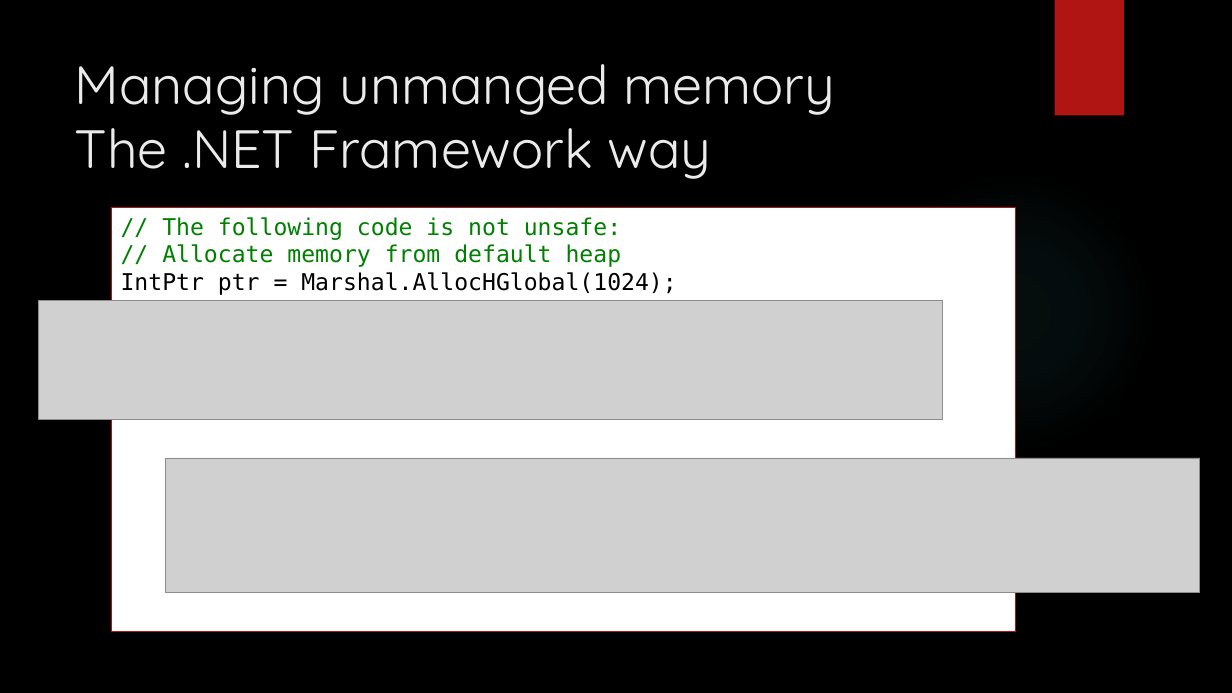
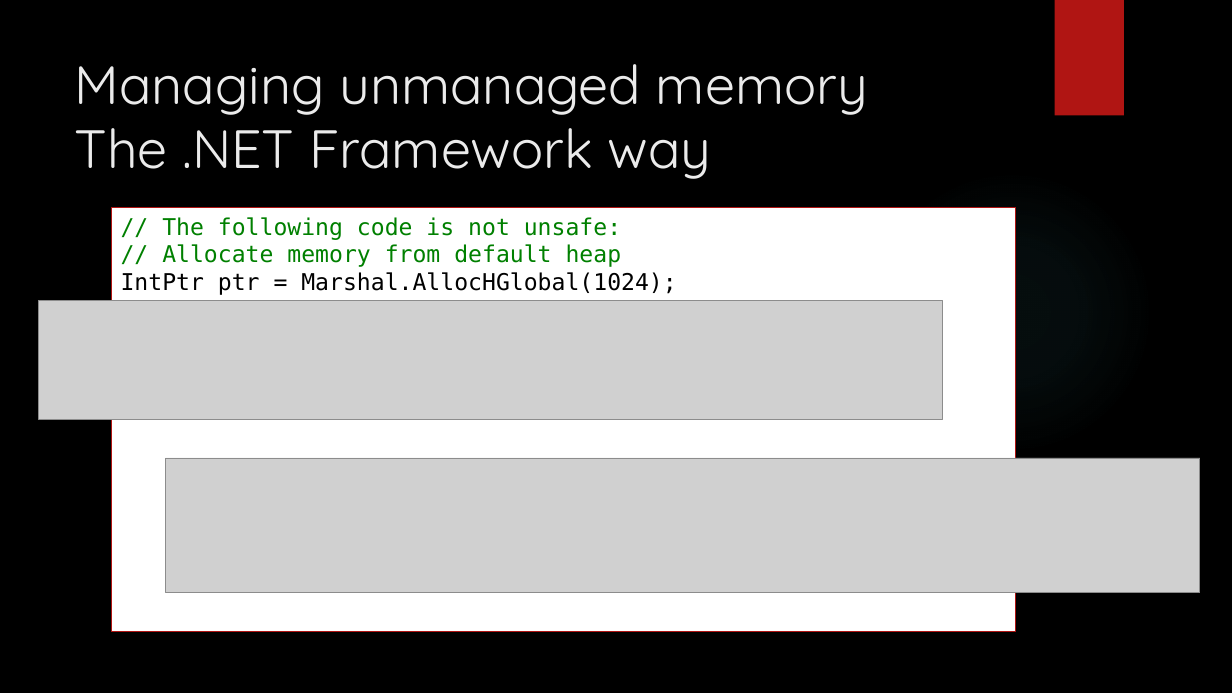
Before and after one commit to dennisdietrich/UnsafeCSharp, a slide deck: slide 14 of doc/Introduction to unsafe C#.pptx. Drawn at 1232x693 pixels with LibreOffice and Linux fonts; fonts in the diff are those of the drawing; grey boxes stand for pictures; background and template pictures are left out. Boxes give left, top, right and bottom in pixels: in the first picture for what was removed or moved away, otherwise in the second. Text is boxed around its words. In the diff, an @@ line names an element or a change of style, - is before the commit and + after.

Commit message:
Added P/Invoke slides

```diff
--- a/doc/Introduction to unsafe C#.pptx
+++ b/doc/Introduction to unsafe C#.pptx
@@ title at box(75, 64, 868, 179): text changed @@
-Managing unmanged memory
-The .NET Framework way
+Managing unmanaged memory
+The .NET Framework way
```
Also in this commit, not shown: 1 other slide changed, 3 slides added, 2 other files.
